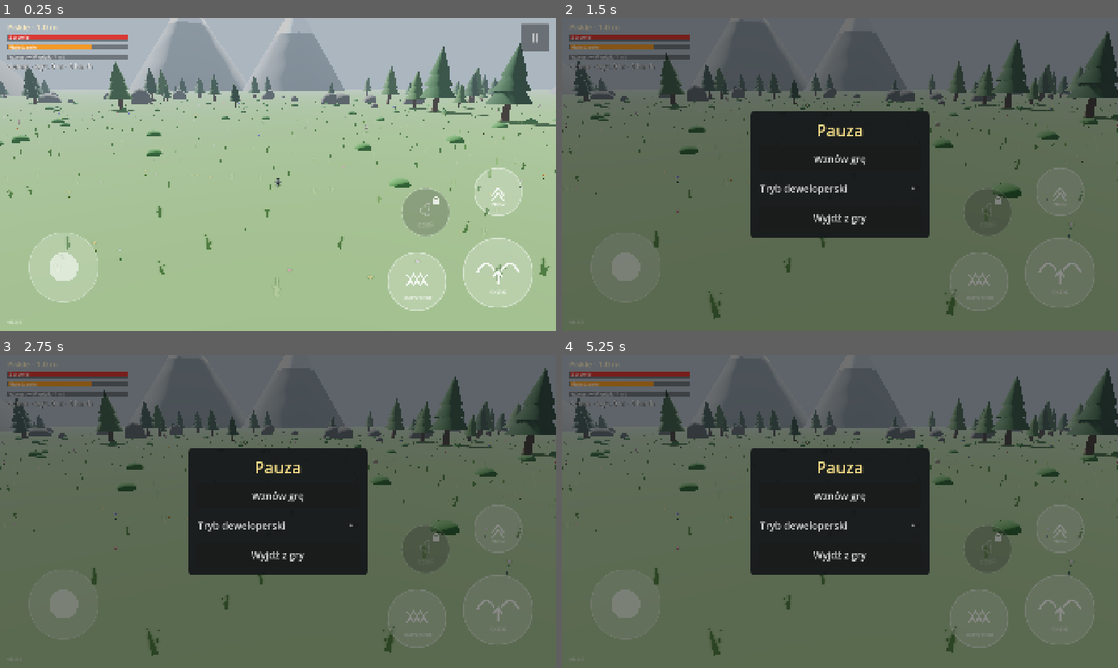
Above: before the commit, frames 1-4 (two rows, left to right).
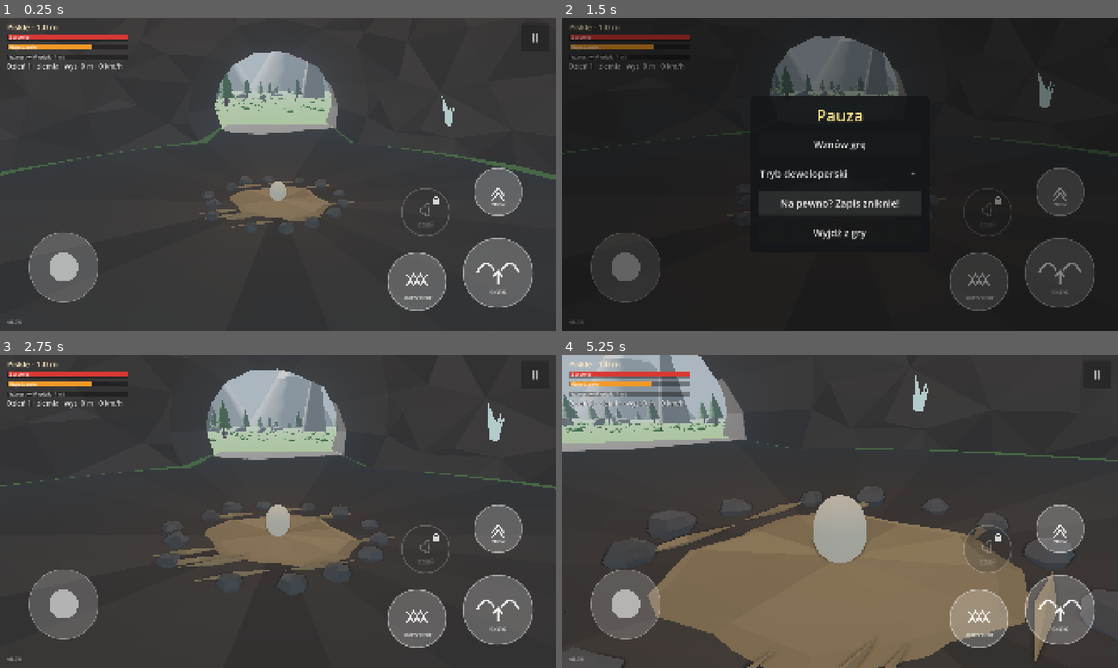
Above: after the commit, the same moments.

Repository: slota145/3d-dragon-game
Game: Godot game, scene res://scenes/boot.tscn
Same seed, same stepped clock (60 frames per second), same inputs: the game is played once before the commit and once after it.
Inputs (mouse positions are in pixels of both pictures, inside the frame that each line leads up to):
- Up to frame 1 (0.25 s): no input
- Up to frame 2 (1.5 s): click "II" at 0.5 s; click (840, 202) at 1.25 s, where only the run after the commit has a clickable "Nowa gra"
- Up to frame 3 (2.75 s): click (278, 539) at 2 s, where only the run after the commit has a clickable "Na pewno? Zapis zniknie!"
- Up to frame 4 (5.25 s): move the mouse to (962, 495) at 2.77 s; hold D (move_right) 2.78-3.5 s; hold Shift (dash) 2.78-3.5 s; click (962, 495) at 2.92 s; tap Space (flap) at 3.02, 3.32 s; drag from (728, 527) to (812, 574) at 3.52 s; move the mouse to (895, 442) at 4.27 s; hold D (move_right) 4.28-5 s; hold Shift (dash) 4.28-5 s; tap Q (cam_left) at 4.35 s; click (895, 442) at 4.42 s; drag from (812, 574) to (673, 464) at 5.02 s

The runs differ from the first frame. In frame 1, 95% of the frame differs, in the area x 0-100%, y 0-100%; in frame 2, 82%; in frame 3, 90%; in frame 4, 91%.

Commit message:
Faza 5: jaskinia-legowisko, wyklucie z jaja, sen i zapis gry, śmierć w legowisku (0.7.0)
Co-Authored-By: Claude Opus 5.5 <noreply@anthropic.com>
Claude-Session: https://claude.ai/code/session_01Ves32BxAhBVxU1wfrWL8eZ

Diff:
--- a/project.godot
+++ b/project.godot
@@ -12,7 +12,7 @@
 
 config/name="3D Dragon Game"
 config/description="Gra o smoku w Godot 4 — prototyp."
-config/version="0.6.4"
+config/version="0.7.0"
 ; Numer zgodności „bazy” (APK/EXE). Podbij, gdy zmieniasz coś, czego łatka .pck nie przeniesie
 ; (input map, ustawienia projektu, eksportu, wersja silnika) — gracze dostaną wtedy pełną aktualizację.
 config/base_api=5
--- a/scripts/game/dragon_stats.gd
+++ b/scripts/game/dragon_stats.gd
@@ -139,6 +139,22 @@
 	stamina = minf(100.0, stamina + stamina_regen * delta)
 
 
+## Wczytanie stanu z zapisu: bez napisów o nowym stadium.
+func restore(data: Dictionary) -> void:
+	pending_growth = float(data.get("pending_growth", 0.0))
+	health = float(data.get("health", 100.0))
+	hunger = float(data.get("hunger", 70.0))
+	stamina = float(data.get("stamina", 100.0))
+	size = clampf(float(data.get("size", start_size)), 0.5, max_size)
+	stage = stage_for(size)
+	size_changed.emit(size)
+
+
+func to_save() -> Dictionary:
+	return {"size": size, "pending_growth": pending_growth, "health": health, "hunger": hunger,
+		"stamina": stamina}
+
+
 ## Natychmiastowa zmiana rozmiaru (narzędzia dewelopera): bez trawienia zaległego wzrostu.
 func set_size_instant(s: float) -> void:
 	pending_growth = 0.0
--- a/scripts/game/follow_camera.gd
+++ b/scripts/game/follow_camera.gd
@@ -67,6 +67,15 @@
 	if target:
 		global_position = target.global_position + Vector3.UP * height
 		_yaw = target.global_rotation.y + PI
+
+
+## Natychmiast za smokiem (po teleporcie / wczytaniu gry).
+func snap_behind() -> void:
+	if not target:
+		return
+	_yaw = target.rotation.y + PI
+	global_position = target.global_position + Vector3.UP * height * clampf(pow(size_k, zoom_exponent), 0.18, 1.8)
+	reset_physics_interpolation()
 
 
 func _notification(what: int) -> void:
--- /dev/null
+++ b/scripts/game/lair.gd
@@ -0,0 +1,114 @@
+class_name Lair
+extends Node3D
+## Legowisko: skalne wzgórze z jaskinią (model z tools/blender/gen_lair.py), gniazdo, jajo.
+## Pivot = środek komory na ziemi (gniazdo); wejście od strony +Z (lokalnie).
+## Kolizja skały (trimesh) powstaje w _ready. W komorze można spać (DragonController w zasięgu).
+
+## Położenie legowiska w świecie (wejście patrzy na łąkę wokół (0, 0, 0)).
+const POSITION := Vector3(0.0, 0.0, -80.0)
+## Promień wzgórza (m) — tu nie stawiamy drzew, skał ani zwierząt.
+const RADIUS := 50.0
+## Promień komory, w której można spać (m).
+const SLEEP_RADIUS := 15.0
+const EGG_COLOR := Color(0.93, 0.88, 0.74)
+
+signal hatched
+
+var _egg: MeshInstance3D
+var _shells: Node3D
+
+
+func _ready() -> void:
+	var model: Node3D = load("res://assets/models/lair.glb").instantiate()
+	add_child(model)
+	var rock := model.find_child("Lair_Rock", true, false) as MeshInstance3D
+	if rock:
+		rock.create_trimesh_collision()
+	var light := OmniLight3D.new()  # ciepłe światło w komorze (gniazdo)
+	light.position = Vector3(0, 6, 0)
+	light.light_color = Color(1.0, 0.78, 0.5)
+	light.light_energy = 1.6
+	light.omni_range = 22.0
+	add_child(light)
+	var glow := OmniLight3D.new()  # chłodny poblask kryształów
+	glow.position = Vector3(0, 4, -12)
+	glow.light_color = Color(0.5, 0.85, 1.0)
+	glow.light_energy = 0.9
+	glow.omni_range = 16.0
+	add_child(glow)
+
+
+## Punkt startu / odrodzenia: gniazdo (globalnie).
+func nest_position() -> Vector3:
+	return global_position + Vector3(0, 0.05, 0)
+
+
+## Kierunek do wyjścia (rotacja Y smoka patrzącego na wejście).
+func exit_yaw() -> float:
+	return global_rotation.y
+
+
+func is_inside(pos: Vector3) -> bool:
+	var d := pos - global_position
+	return Vector2(d.x, d.z).length() < SLEEP_RADIUS and d.y < 10.0
+
+
+## Skorupki jaja w gnieździe (po wykluciu zostają jako ozdoba).
+func show_shells() -> void:
+	if _shells:
+		return
+	_shells = Node3D.new()
+	add_child(_shells)
+	var mat := _egg_material()
+	for i in 2:
+		var half := MeshInstance3D.new()
+		var m := SphereMesh.new()
+		m.radius = 0.24
+		m.height = 0.55
+		m.is_hemisphere = true
+		m.radial_segments = 9
+		m.rings = 3
+		m.material = mat
+		half.mesh = m
+		half.position = Vector3(0.6 if i == 0 else -0.55, 0.12, 0.45 if i == 0 else -0.35)
+		# jedna skorupka do góry dnem, druga przewrócona na bok
+		half.rotation = Vector3(PI if i == 0 else PI * 0.55, 0.8 * i + 0.3, 0.25)
+		_shells.add_child(half)
+
+
+## Intro nowej gry: jajo w gnieździe kołysze się coraz mocniej i pęka.
+## `on_crack` woła się w chwili pęknięcia (świat pokazuje wtedy pisklę).
+func play_hatch(on_crack: Callable) -> void:
+	_egg = MeshInstance3D.new()
+	var m := SphereMesh.new()
+	m.radius = 0.38
+	m.height = 0.95
+	m.radial_segments = 10
+	m.rings = 6
+	m.material = _egg_material()
+	_egg.mesh = m
+	_egg.position = Vector3(0, 0.47, 0)
+	add_child(_egg)
+	var tw := create_tween()
+	tw.tween_interval(0.8)
+	for i in 4:  # coraz mocniejsze kołysanie
+		var a := 0.12 + 0.1 * i
+		tw.tween_property(_egg, "rotation:z", a, 0.12)
+		tw.tween_property(_egg, "rotation:z", -a, 0.18)
+		tw.tween_property(_egg, "rotation:z", 0.0, 0.12)
+		tw.tween_interval(0.5 - 0.1 * i)
+	tw.tween_property(_egg, "scale", Vector3(1.15, 0.85, 1.15), 0.12)
+	tw.tween_callback(func() -> void:
+		_egg.queue_free()
+		_egg = null
+		show_shells()
+		DustBurst.spawn(get_parent(), global_position, 0.35, EGG_COLOR)
+		on_crack.call()
+		hatched.emit())
+
+
+func _egg_material() -> StandardMaterial3D:
+	var mat := StandardMaterial3D.new()
+	mat.albedo_color = EGG_COLOR
+	mat.roughness = 0.7
+	return mat
--- a/scripts/game/prey_spawner.gd
+++ b/scripts/game/prey_spawner.gd
@@ -55,7 +55,13 @@
 	var center := dragon.global_position if dragon else Vector3.ZERO
 	var a := _rng.randf() * TAU
 	var r := _rng.randf_range(r_min, r_max)
-	return Vector3(center.x + cos(a) * r, 0.0, center.z + sin(a) * r)
+	var p := Vector3(center.x + cos(a) * r, 0.0, center.z + sin(a) * r)
+	# nie na wzgórzu legowiska — wypchnij poza jego obrys
+	var off := p - Lair.POSITION
+	off.y = 0.0
+	if off.length() < Lair.RADIUS + 4.0:
+		p = Lair.POSITION + (off.normalized() if off.length() > 0.1 else Vector3.BACK) * (Lair.RADIUS + 4.0 + _rng.randf() * 20.0)
+	return p
 
 
 func _make(model: PackedScene, pos: Vector3) -> Prey:
--- /dev/null
+++ b/scripts/game/save_game.gd
@@ -0,0 +1,41 @@
+class_name SaveGame
+extends RefCounted
+## Zapis gry w user://save.json: pełny przy śnie w legowisku, ciche autozapisy co chwilę
+## i przy wyjściu / zminimalizowaniu aplikacji (Android potrafi zabić grę w tle).
+
+const PATH := "user://save.json"
+const FORMAT := 1
+
+
+static func exists() -> bool:
+	return FileAccess.file_exists(PATH)
+
+
+static func load_data() -> Dictionary:
+	if not exists():
+		return {}
+	var f := FileAccess.open(PATH, FileAccess.READ)
+	if f == null:
+		return {}
+	var data: Variant = JSON.parse_string(f.get_as_text())
+	if not data is Dictionary or int(data.get("format", 0)) != FORMAT:
+		return {}
+	return data
+
+
+static func write(data: Dictionary) -> void:
+	data["format"] = FORMAT
+	# najpierw plik tymczasowy, potem podmiana — przerwany zapis nie psuje poprzedniego
+	var tmp := PATH + ".tmp"
+	var f := FileAccess.open(tmp, FileAccess.WRITE)
+	if f == null:
+		push_warning("Nie można zapisać gry: %s" % error_string(FileAccess.get_open_error()))
+		return
+	f.store_string(JSON.stringify(data, "\t"))
+	f.close()
+	DirAccess.rename_absolute(ProjectSettings.globalize_path(tmp), ProjectSettings.globalize_path(PATH))
+
+
+static func delete() -> void:
+	if exists():
+		DirAccess.remove_absolute(ProjectSettings.globalize_path(PATH))
--- a/scripts/game/world.gd
+++ b/scripts/game/world.gd
@@ -1,5 +1,22 @@
 extends Node3D
-## Świat testowy: łączy gracza, kamerę i HUD.
+## Świat: łączy gracza, kamerę, HUD i legowisko; zapis gry, sen, wyklucie (nowa gra).
+## Testy ustawiają `use_save = false` przed dodaniem sceny: bez zapisu i intro, start na łące.
+
+## false = piaskownica (testy): bez wczytywania/zapisu, bez intro, start na łące w (0, 0, 0).
+@export var use_save: bool = true
+## Autozapis co tyle sekund (oprócz snu i wyjścia z gry).
+@export var autosave_interval: float = 60.0
+## Ile najedzenia „zjada” noc snu.
+@export var sleep_hunger_cost: float = 15.0
+
+## Numer dnia (rośnie przy każdym śnie).
+var day: int = 1
+var _lair: Lair
+var _sleeping: bool = false
+var _intro: bool = false
+var _autosave_t: float = 0.0
+var _fade: ColorRect
+var _sleep_button: Button
 
 @onready var _player: DragonController = $DragonPlayer
 @onready var _camera: FollowCamera = $FollowCamera
@@ -12,7 +29,19 @@
 	_camera.target = _player
 	_player.camera = _camera
 	_player.joystick = _hud.get_node("Joystick")
-	_spawn_point = _player.global_position
+	_lair = Lair.new()
+	_lair.name = "Lair"
+	_lair.position = Lair.POSITION
+	add_child(_lair)
+	_build_sleep_ui()
+	_spawn_point = _lair.nest_position()
+	var data := SaveGame.load_data() if use_save else {}
+	if not use_save:
+		_spawn_point = _player.global_position  # piaskownica: łąka
+	elif data.is_empty():
+		_start_new_game()
+	else:
+		_load_game(data)
 	_hud.get_node("StatBars").stats = _player.stats
 	_player.stats.stage_changed.connect(_on_stage_changed)
 	_player.stats.ate.connect(func(_meal: float, prey_name: String, growth: float) -> void:
@@ -26,6 +55,8 @@
 	pause.name = "PauseMenu"
 	pause.stats = _player.stats
 	pause.on_stats_changed = _update_buttons
+	if use_save:
+		pause.on_new_game = new_game
 	add_child(pause)
 	_spawner.dragon = _player
 	_spawner.populate()
@@ -34,6 +65,130 @@
 	_player.launched.connect(func() -> void: DustBurst.spawn(self, _player.global_position, 1.4 * _player.size_k()))
 	_player.landed.connect(_on_landed)
 	_player.dashed.connect(func() -> void: _flash = 1.0)
+	if _intro:
+		_play_intro()
+
+
+# --- Nowa gra, zapis, wczytanie -----------------------------------------------------
+
+func _place_in_lair() -> void:
+	_player.global_position = _lair.nest_position()
+	_player.rotation.y = _lair.exit_yaw()  # pyskiem do wyjścia
+	_player.velocity = Vector3.ZERO
+	_player.reset_physics_interpolation()
+	_camera.snap_behind()
+
+
+func _start_new_game() -> void:
+	day = 1
+	_place_in_lair()
+	_intro = true
+
+
+func _load_game(data: Dictionary) -> void:
+	day = int(data.get("day", 1))
+	_player.stats.restore(data.get("stats", {}))
+	_lair.show_shells()
+	var p: Array = data.get("pos", [])
+	if p.size() == 3:
+		_player.global_position = Vector3(p[0], p[1], p[2])
+		_player.rotation.y = float(data.get("yaw", 0.0))
+		_player.reset_physics_interpolation()
+		_camera.snap_behind()
+	else:
+		_place_in_lair()
+
+
+func save_game() -> void:
+	if not use_save or _intro or _player.stats.health <= 0.0:
+		return
+	var pos := _player.global_position
+	SaveGame.write({"day": day, "stats": _player.stats.to_save(), "pos": [pos.x, pos.y, pos.z],
+		"yaw": _player.rotation.y, "version": GameVersion.current()})
+
+
+## Nowa gra (menu pauzy): kasuje zapis i wczytuje świat od nowa (intro wyklucia).
+func new_game() -> void:
+	SaveGame.delete()
+	get_tree().paused = false
+	get_tree().reload_current_scene()
+
+
+func _notification(what: int) -> void:
+	# telefon: przejście do tła / zamknięcie — zapisz, bo system może zabić aplikację
+	if what == NOTIFICATION_APPLICATION_PAUSED or what == NOTIFICATION_WM_CLOSE_REQUEST \
+			or what == NOTIFICATION_APPLICATION_FOCUS_OUT:
+		save_game()
+
+
+# --- Wyklucie (intro nowej gry) ---------------------------------------------------
+
+func _play_intro() -> void:
+	_player.visible = false
+	_player.set_physics_process(false)
+	_lair.play_hatch(func() -> void:
+		_player.visible = true
+		_player.set_physics_process(true)
+		var anim: AnimationPlayer = _player.find_child("AnimationPlayer", true, false)
+		if anim:
+			anim.play("Roar", 0.05)
+		_intro = false
+		_banner("WYKLUŁEŚ SIĘ!", "Wyjdź z jaskini i zapoluj")
+		get_tree().create_timer(3.5).timeout.connect(func() -> void:
+			_toast("Ugryzienie: poluj na króliki"))
+		save_game())
+
+
+# --- Sen w legowisku -------------------------------------------------------------
+
+func _build_sleep_ui() -> void:
+	_fade = ColorRect.new()
+	_fade.color = Color(0.02, 0.02, 0.05, 0.0)
+	_fade.set_anchors_preset(Control.PRESET_FULL_RECT)
+	_fade.mouse_filter = Control.MOUSE_FILTER_IGNORE
+	_hud.add_child(_fade)
+	_sleep_button = Button.new()
+	_sleep_button.text = "ŚPIJ"
+	_sleep_button.add_theme_font_size_override("font_size", 40)
+	_sleep_button.custom_minimum_size = Vector2(260, 96)
+	_sleep_button.focus_mode = Control.FOCUS_NONE
+	_sleep_button.set_anchors_preset(Control.PRESET_CENTER_BOTTOM)
+	_sleep_button.offset_left = -130
+	_sleep_button.offset_right = 130
+	_sleep_button.offset_top = -150
+	_sleep_button.offset_bottom = -54
+	_sleep_button.visible = false
+	_sleep_button.pressed.connect(sleep)
+	_hud.add_child(_sleep_button)
+
+
+func can_sleep() -> bool:
+	return not _sleeping and not _intro and not _player.is_flying() and _lair.is_inside(_player.global_position)
+
+
+## Sen: ściemnienie, leczenie, odnowa sił, nowy dzień, zapis.
+func sleep() -> void:
+	if not can_sleep():
+		return
+	_sleeping = true
+	_sleep_button.visible = false
+	_player.set_physics_process(false)
+	var tw := create_tween()
+	tw.tween_property(_fade, "color:a", 1.0, 0.8)
+	tw.tween_callback(func() -> void:
+		day += 1
+		var st := _player.stats
+		st.health = 100.0
+		st.stamina = 100.0
+		st.hunger = maxf(5.0, st.hunger - sleep_hunger_cost)
+		save_game())
+	tw.tween_interval(0.7)
+	tw.tween_callback(func() -> void:
+		_banner("DZIEŃ %d" % day, "Gra zapisana · zdrowie odnowione"))
+	tw.tween_property(_fade, "color:a", 0.0, 1.0)
+	tw.tween_callback(func() -> void:
+		_player.set_physics_process(true)
+		_sleeping = false)
 
 
 var _flash: float = 0.0
@@ -70,11 +225,12 @@
 
 
 func _on_died() -> void:
-	_banner("Zemdlałeś z głodu…", "Budzisz się w bezpiecznym miejscu")
+	_banner("Zemdlałeś z głodu…", "Budzisz się w legowisku" if use_save else "Budzisz się w bezpiecznym miejscu")
 	_player.global_position = _spawn_point
 	_player.velocity = Vector3.ZERO
 	_player.reset_physics_interpolation()  # teleport — bez „przelotu” interpolacji
 	_player.stats.revive(60.0, 45.0)
+	save_game()
 
 
 func _banner(title: String, subtitle: String) -> void:
@@ -107,5 +263,11 @@
 	var mode := "lot" if _player.is_flying() else "ziemia"
 	var status: Label = _hud.get_node("Status")
 	status.position.y = 184.0 if _player.stats.can_fly() else 150.0  # pod paskiem siły lotu
-	status.text = "%s · wys. %d m · %d km/h" % [mode, int(_player.global_position.y),
+	status.text = "Dzień %d · %s · wys. %d m · %d km/h" % [day, mode, int(_player.global_position.y),
 		int(v.length() * 3.6)]
+	_sleep_button.visible = can_sleep()
+	if use_save and not _intro:
+		_autosave_t += delta
+		if _autosave_t >= autosave_interval:
+			_autosave_t = 0.0
+			save_game()
--- a/scripts/game/world_props.gd
+++ b/scripts/game/world_props.gd
@@ -34,16 +34,24 @@
 		var ang := rng.randf() * TAU
 		var dist := rng.randf_range(60.0, 180.0)
 		var h := rng.randf_range(18.0, 45.0)
+		var pillar_pos := Vector3(cos(ang), 0, sin(ang)) * dist
+		if _in_lair(pillar_pos, 15.0):
+			continue
 		_add_peak(Vector3(cos(ang), 0, sin(ang)) * dist, h, rng.randf_range(6.0, 11.0), mountain_mats[0], null, rng)
 	_add_ground_details(rng)
 	for i in count:
 		var pos := Vector3(rng.randf_range(-area, area), 0.0, rng.randf_range(-area, area))
-		if pos.length() < clear_radius:
+		if pos.length() < clear_radius or _in_lair(pos, 4.0):
 			continue
 		if rng.randf() < 0.45:
 			_add_rock(pos, rng, rock_mat)
 		else:
 			_add_tree(pos, rng, trunk_mat, leaf_mats[rng.randi() % leaf_mats.size()])
+
+
+## Czy punkt leży na wzgórzu legowiska (tam nic nie stawiamy).
+func _in_lair(pos: Vector3, margin: float = 0.0) -> bool:
+	return Vector2(pos.x - Lair.POSITION.x, pos.z - Lair.POSITION.z).length() < Lair.RADIUS + margin
 
 
 func _flat_material(color: Color) -> StandardMaterial3D:
@@ -158,7 +166,10 @@
 		var a := rng.randf() * TAU
 		var sc := rng.randf_range(s_min, s_max)
 		var basis := Basis(Vector3.UP, rng.randf() * TAU).scaled(Vector3.ONE * sc)
-		mm.set_instance_transform(i, Transform3D(basis, Vector3(cos(a) * r, 0.0, sin(a) * r)))
+		var pos := Vector3(cos(a) * r, 0.0, sin(a) * r)
+		if _in_lair(pos):
+			basis = basis.scaled(Vector3.ZERO)  # na wzgórzu / w jaskini — ukryj (stała liczba instancji)
+		mm.set_instance_transform(i, Transform3D(basis, pos))
 	var inst := MultiMeshInstance3D.new()
 	inst.multimesh = mm
 	inst.cast_shadow = GeometryInstance3D.SHADOW_CASTING_SETTING_OFF
--- a/scripts/ui/pause_menu.gd
+++ b/scripts/ui/pause_menu.gd
@@ -13,6 +13,11 @@
 var stats: DragonStats
 ## Woła świat po zmianie stadium z okienka dewelopera (odświeżenie przycisków i HUD).
 var on_stats_changed: Callable
+## Nowa gra (kasuje zapis) — ustawia świat; pusty = opcja ukryta.
+var on_new_game: Callable
+
+var _new_game_button: Button
+var _new_game_armed: bool = false
 
 var _pause_button: Button
 var _dim: ColorRect
@@ -41,6 +46,9 @@
 
 
 func open() -> void:
+	_new_game_armed = false
+	_new_game_button.text = "Nowa gra"
+	_new_game_button.visible = on_new_game.is_valid()
 	_menu.visible = true
 	_dim.visible = true
 	_pause_button.visible = false
@@ -134,6 +142,8 @@
 	_dev_toggle.toggled.connect(_on_dev_toggled)
 	box.add_child(_dev_toggle)
 
+	_new_game_button = _button("Nowa gra", _on_new_game)
+	box.add_child(_new_game_button)
 	box.add_child(_button("Wyjdź z gry", func() -> void: get_tree().quit()))
 
 
@@ -182,6 +192,16 @@
 	_dev_body.add_child(reset)
 
 
+## Nowa gra wymaga drugiego naciśnięcia (potwierdzenie) — kasuje zapis.
+func _on_new_game() -> void:
+	if not _new_game_armed:
+		_new_game_armed = true
+		_new_game_button.text = "Na pewno? Zapis zniknie!"
+		return
+	if on_new_game.is_valid():
+		on_new_game.call()
+
+
 func _toggle_fold() -> void:
 	_dev_body.visible = not _dev_body.visible
 	_dev_fold.text = "Deweloper ▾" if _dev_body.visible else "Deweloper ▸"
--- a/tools/test_flight.gd
+++ b/tools/test_flight.gd
@@ -14,6 +14,7 @@
 func _init() -> void:
 	_out = OS.get_cmdline_user_args()[0] if OS.get_cmdline_user_args().size() > 0 else ""
 	var world: Node = load("res://scenes/world.tscn").instantiate()
+	world.set("use_save", false)  # piaskownica: bez zapisu i intro, start na łące
 	root.add_child(world)
 	await _frames(10)
 	_p = world.get_node("DragonPlayer")
--- a/tools/test_hunt.gd
+++ b/tools/test_hunt.gd
@@ -12,6 +12,7 @@
 func _init() -> void:
 	_out = OS.get_cmdline_user_args()[0] if OS.get_cmdline_user_args().size() > 0 else ""
 	var world: Node = load("res://scenes/world.tscn").instantiate()
+	world.set("use_save", false)  # piaskownica: bez zapisu i intro, start na łące
 	root.add_child(world)
 	await _frames(15)
 	_p = world.get_node("DragonPlayer")
--- /dev/null
+++ b/tools/test_lair.gd
@@ -0,0 +1,112 @@
+extends SceneTree
+## Test legowiska: nowa gra (wyklucie z jaja w jaskini), wyjście z jaskini, sen (nowy dzień,
+## leczenie, zapis), wczytanie zapisu, łagodna śmierć (budzisz się w legowisku, wzrost zostaje).
+## UWAGA: kasuje zapis gry (user://save.json).
+## Użycie: xvfb-run -a godot --path . --rendering-driver vulkan --script res://tools/test_lair.gd -- [katalog_na_zrzuty]
+
+var _fails := 0
+var _out := ""
+
+
+func _init() -> void:
+	_out = OS.get_cmdline_user_args()[0] if OS.get_cmdline_user_args().size() > 0 else ""
+	SaveGame.delete()
+
+	print("1) Nowa gra: wyklucie w jaskini")
+	var world := _spawn_world()
+	await _frames(5)
+	var player: DragonController = world.get_node("DragonPlayer")
+	var lair: Lair = world.get_node("Lair")
+	_check(not player.visible, "na początku jest tylko jajo")
+	_check(player.global_position.distance_to(lair.nest_position()) < 0.5, "pisklę startuje w gnieździe")
+	await _shot("lair_egg.png")
+	await _seconds(4.5)
+	_check(player.visible, "pisklę się wykluło")
+	_check(SaveGame.exists(), "zapis po wykluciu")
+	await _shot("lair_hatched.png")
+
+	print("2) Kolizja jaskini: ściana zatrzymuje smoka")
+	player.rotation.y = PI  # w głąb komory (od wyjścia)
+	Input.action_press("move_forward")
+	Input.action_press("dash")
+	await _seconds(6.0)
+	Input.action_release("move_forward")
+	Input.action_release("dash")
+	var d := player.global_position - lair.global_position
+	_check(Vector2(d.x, d.z).length() < Lair.SLEEP_RADIUS + 3.0, "nie przeszedł przez ścianę (%.1f m od gniazda)" % Vector2(d.x, d.z).length())
+
+	print("3) Sen: nowy dzień, leczenie, zapis")
+	player.global_position = lair.nest_position()
+	player.reset_physics_interpolation()
+	player.stats.health = 40.0
+	player.stats.set_size_instant(2.5)
+	await _frames(3)
+	_check(world.can_sleep(), "w komorze można spać (przycisk ŚPIJ)")
+	world.sleep()
+	await _seconds(3.5)
+	_check(world.day == 2, "dzień %d" % world.day)
+	_check(player.stats.health >= 99.0, "zdrowie odnowione (%.0f)" % player.stats.health)
+	var data := SaveGame.load_data()
+	_check(int(data.get("day", 0)) == 2, "zapis: dzień %s" % str(data.get("day")))
+
+	print("4) Poza jaskinią nie można spać")
+	player.global_position = Lair.POSITION + Vector3(0, 0, 70)
+	player.reset_physics_interpolation()
+	await _frames(3)
+	_check(not world.can_sleep(), "na łące brak przycisku ŚPIJ")
+	player.rotation.y = PI  # pyskiem do legowiska
+	world.get_node("FollowCamera").snap_behind()
+	await _seconds(1.5)
+	await _shot("lair_outside.png")
+	world.save_game()
+
+	print("5) Wczytanie zapisu")
+	world.queue_free()
+	await _frames(3)
+	world = _spawn_world()
+	await _frames(5)
+	player = world.get_node("DragonPlayer")
+	_check(world.day == 2, "dzień po wczytaniu: %d" % world.day)
+	_check(absf(player.stats.size - 2.5) < 0.05, "rozmiar po wczytaniu: %.2f m" % player.stats.size)
+	_check(player.visible, "bez intro przy wczytaniu")
+	_check(player.global_position.distance_to(Lair.POSITION + Vector3(0, 0, 70)) < 2.0, "pozycja z zapisu")
+
+	print("6) Łagodna śmierć: budzisz się w legowisku, wzrost zostaje")
+	player.stats.damage(1000.0)
+	await _frames(3)
+	lair = world.get_node("Lair")
+	_check(player.global_position.distance_to(lair.nest_position()) < 1.0, "odrodzenie w gnieździe")
+	_check(absf(player.stats.size - 2.5) < 0.05, "rozmiar zachowany (%.2f m)" % player.stats.size)
+
+	SaveGame.delete()
+	print("WYNIK: ", "OK" if _fails == 0 else "%d błędów" % _fails)
+	quit(1 if _fails else 0)
+
+
+func _spawn_world() -> Node:
+	var world: Node = load("res://scenes/world.tscn").instantiate()
+	root.add_child(world)
+	return world
+
+
+func _check(ok: bool, what: String) -> void:
+	print(("  [OK]   " if ok else "  [FAIL] ") + what)
+	if not ok:
+		_fails += 1
+
+
+func _frames(n: int) -> void:
+	for i in n:
+		await process_frame
+
+
+func _seconds(s: float) -> void:
+	await create_timer(s).timeout
+
+
+func _shot(name: String) -> void:
+	if _out == "":
+		return
+	await RenderingServer.frame_post_draw
+	root.get_viewport().get_texture().get_image().save_png(_out + "/" + name)
+	print("  zrzut: ", _out + "/" + name)
--- a/tools/test_pause.gd
+++ b/tools/test_pause.gd
@@ -9,6 +9,7 @@
 func _init() -> void:
 	_out = OS.get_cmdline_user_args()[0] if OS.get_cmdline_user_args().size() > 0 else ""
 	var world: Node = load("res://scenes/world.tscn").instantiate()
+	world.set("use_save", false)  # piaskownica: bez zapisu i intro, start na łące
 	root.add_child(world)
 	await _frames(10)
 	var player: DragonController = world.get_node("DragonPlayer")
--- a/tools/test_walk.gd
+++ b/tools/test_walk.gd
@@ -8,6 +8,7 @@
 func _init() -> void:
 	var out: String = OS.get_cmdline_user_args()[0] if OS.get_cmdline_user_args().size() > 0 else ""
 	var world: Node = load("res://scenes/world.tscn").instantiate()
+	world.set("use_save", false)  # piaskownica: bez zapisu i intro, start na łące
 	root.add_child(world)
 	await _frames(10)
 	var player: DragonController = world.get_node("DragonPlayer")
Binary file added: assets/models/lair.glb
Not shown, added: assets/models/lair.glb.import
Not shown, added: scripts/game/lair.gd.uid
Not shown, added: scripts/game/save_game.gd.uid
Not shown, added: tools/test_lair.gd.uid
Not shown, changed: CLAUDE.md
Not shown, changed: ROADMAP.md
Not shown, changed: docs/GAME_DESIGN.md
